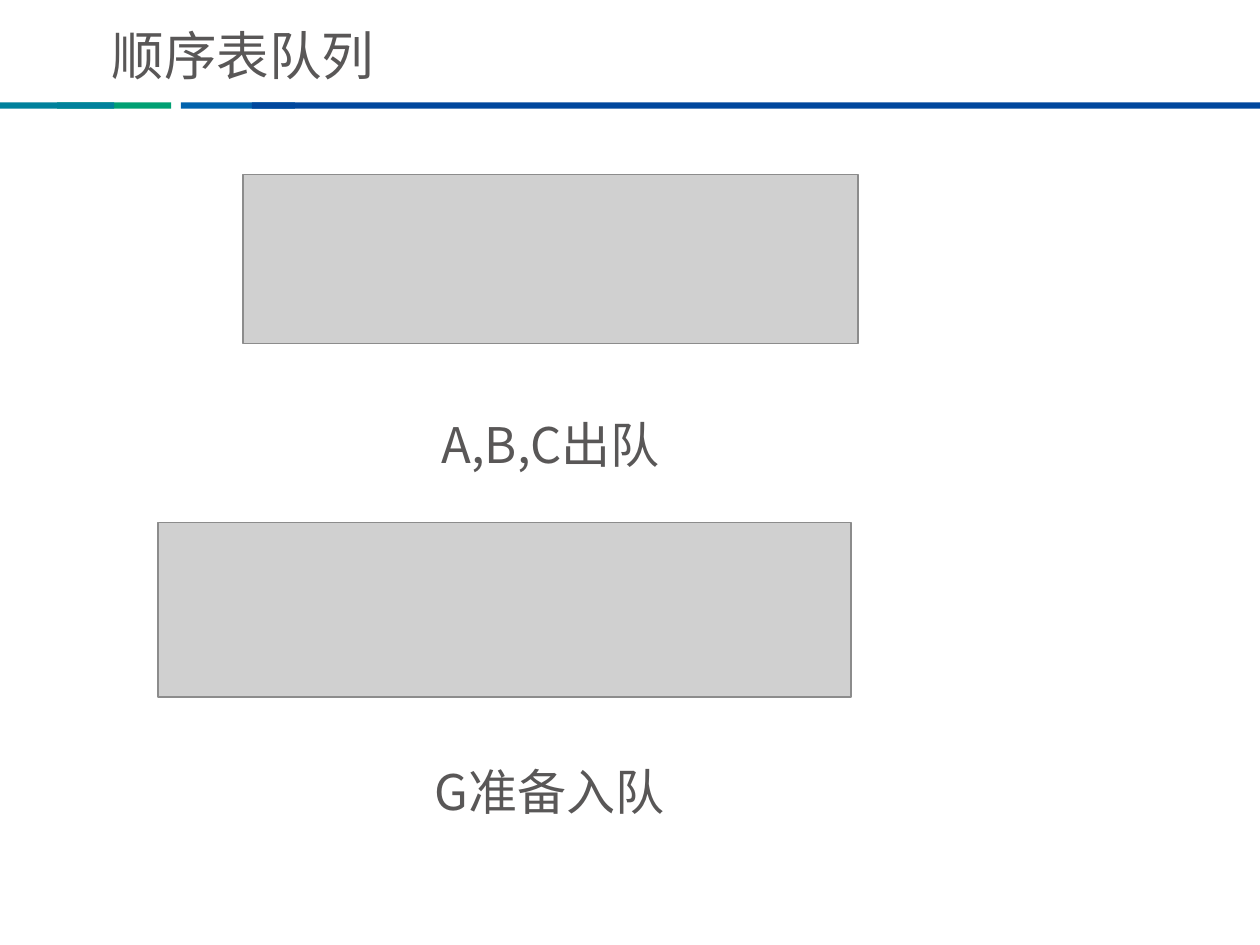
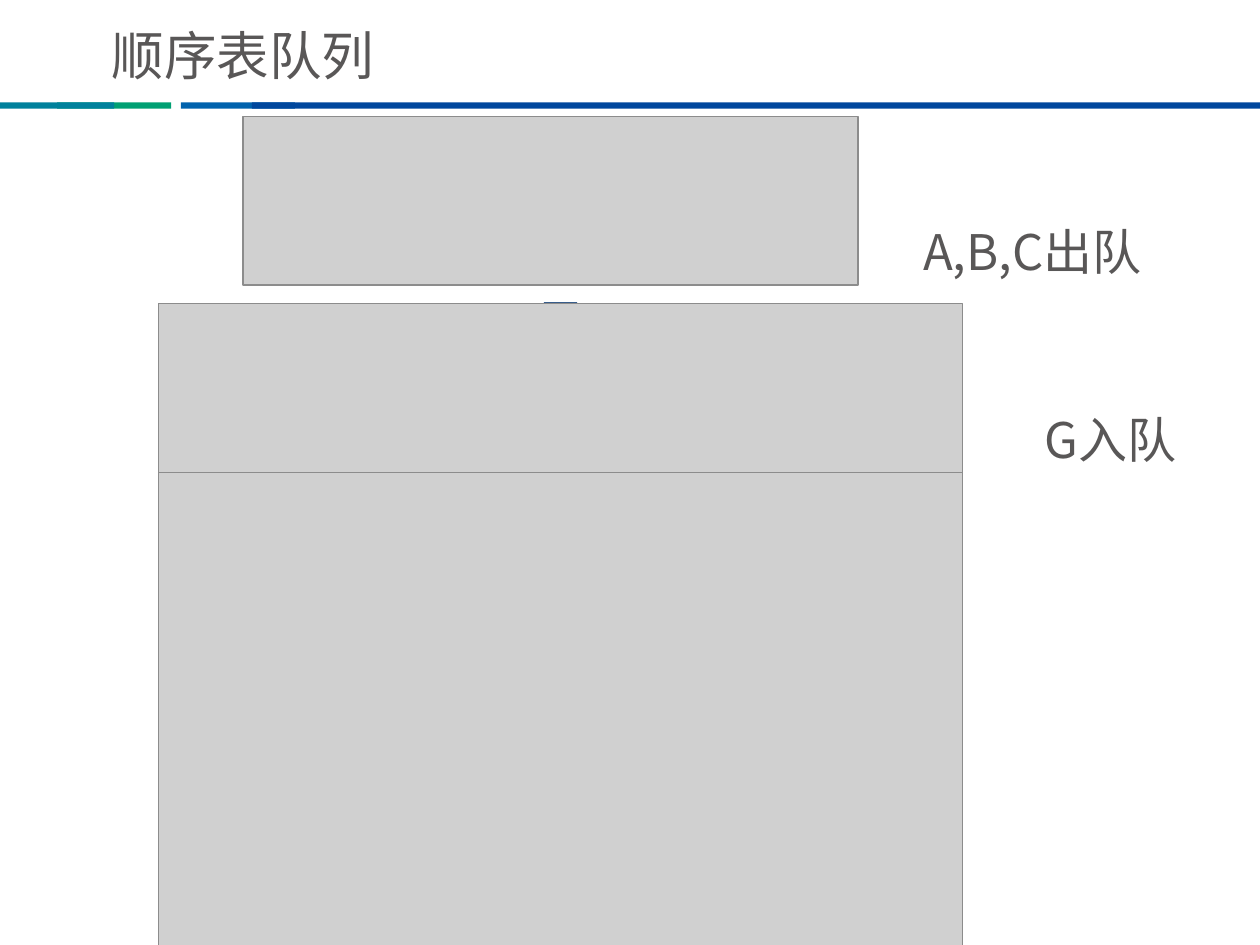
Before and after one commit to Tsaishichung/-, a slide deck: slide 42 of ppt/数据结构与算法分享/数据结构与算法（上）.ppt. Drawn at 1260x945 pixels with LibreOffice and Linux fonts; fonts in the diff are those of the drawing; grey boxes stand for pictures; background and template pictures are left out. Boxes give left, top, right and bottom in pixels: in the first picture for what was removed or moved away, otherwise in the second. Text is boxed around its words. In the diff, an @@ line names an element or a change of style, - is before the commit and + after.

```diff
--- a/ppt/数据结构与算法分享/数据结构与算法（上）.ppt
+++ b/ppt/数据结构与算法分享/数据结构与算法（上）.ppt
@@ picture: place and size @@
-picture at box(243, 175, 858, 344)
+picture at box(243, 116, 858, 285)
@@ text "A,B,C出队": place and size @@
-text "A,B,C出队" at box(442, 422, 660, 472)
+text "A,B,C出队" at box(923, 229, 1141, 279)
@@ picture added at box(159, 304, 963, 472) @@
@@ down arrow added at box(530, 304, 590, 353), fill #4F81BD, outline #385D8A 2.01 pt @@
@@ text added at box(1045, 417, 1177, 462), 28 pt, text #595757 @@
+G入队
@@ picture: place and size @@
-picture at box(158, 522, 850, 697)
+picture at box(159, 472, 963, 945)
@@ text removed at box(435, 769, 665, 814) @@
-G准备入队
```
Also in this commit, not shown: 1 other slide changed, 4 slides added, 1 other file.
